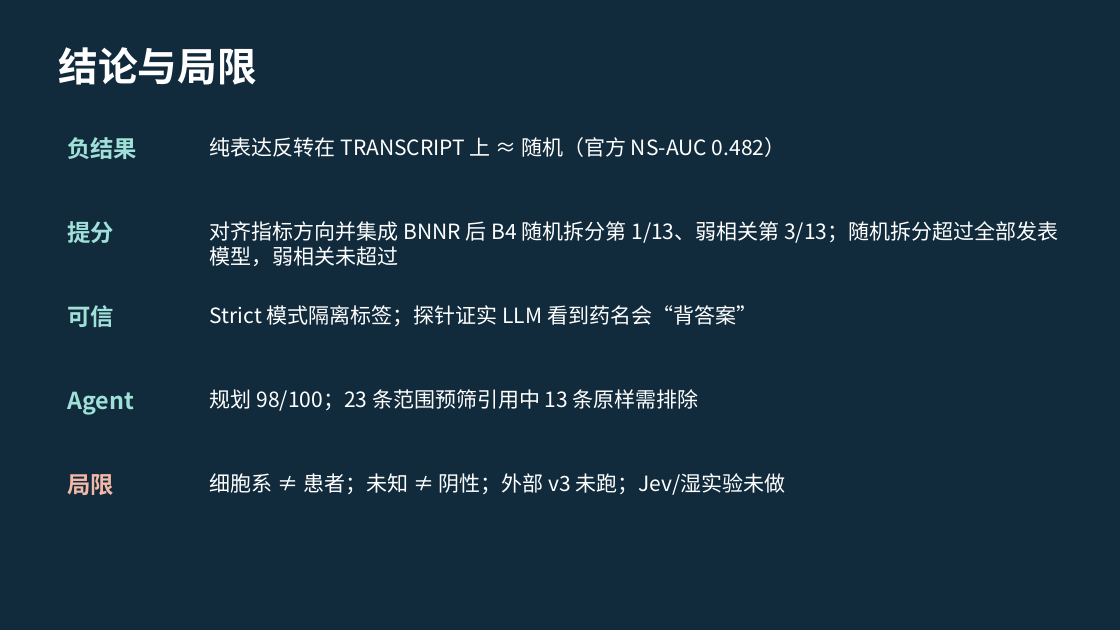
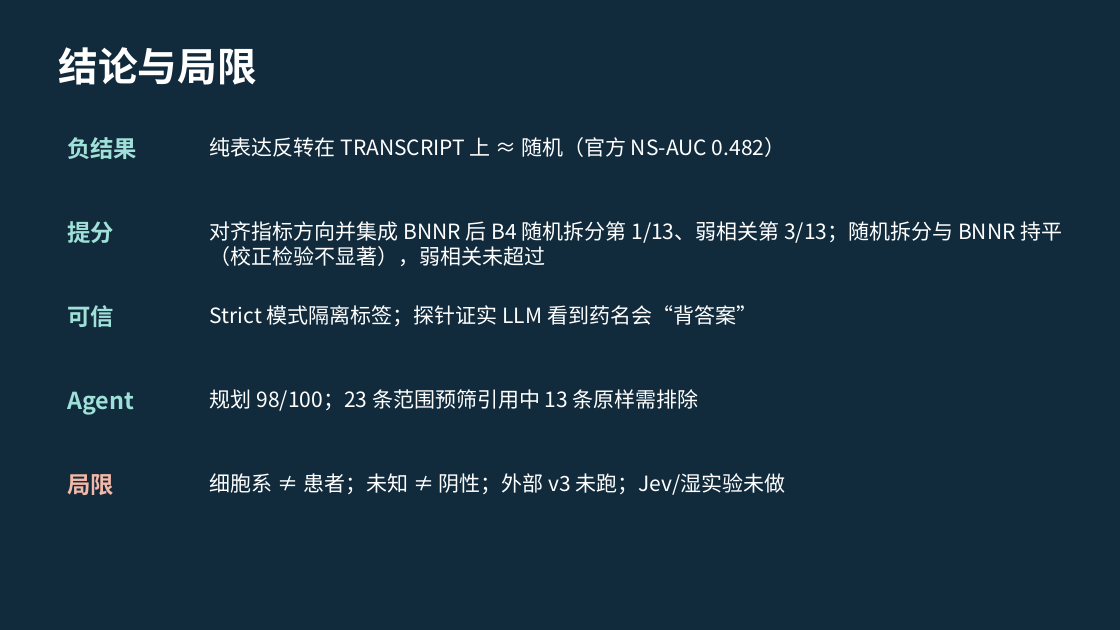
Before and after one commit to cw-jlu/Drug-Repurposing-Agent, a slide deck: slide 11 of deliverables/药物重定位Agent_答辩稿_v7.pptx. Drawn at 1120x630 pixels with LibreOffice and Linux fonts; fonts in the diff are those of the drawing. Boxes give left, top, right and bottom in pixels: in the first picture for what was removed or moved away, otherwise in the second. Text is boxed around its words. In the diff, an @@ line names an element or a change of style, - is before the commit and + after.

```diff
--- a/deliverables/药物重定位Agent_答辩稿_v7.pptx
+++ b/deliverables/药物重定位Agent_答辩稿_v7.pptx
@@ text at <box>210,221,1062,266</box>: text changed @@
-对齐指标方向并集成 BNNR 后 B4 随机拆分第 1/13、弱相关第 3/13；随机拆分超过全部发表模型，弱相关未超过
+对齐指标方向并集成 BNNR 后 B4 随机拆分第 1/13、弱相关第 3/13；随机拆分与 BNNR 持平（校正检验不显著），弱相关未超过
```
Also in this commit, not shown: 2 other slides changed, 1 other file.
